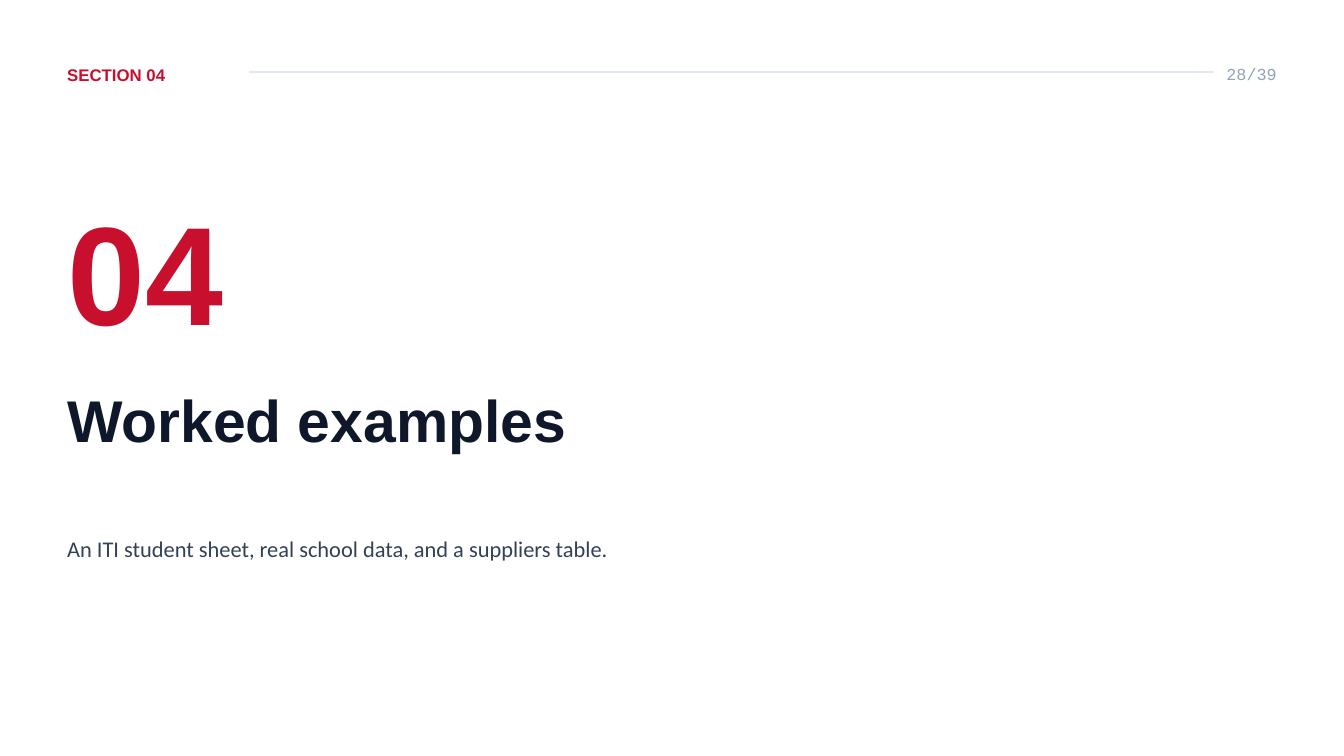
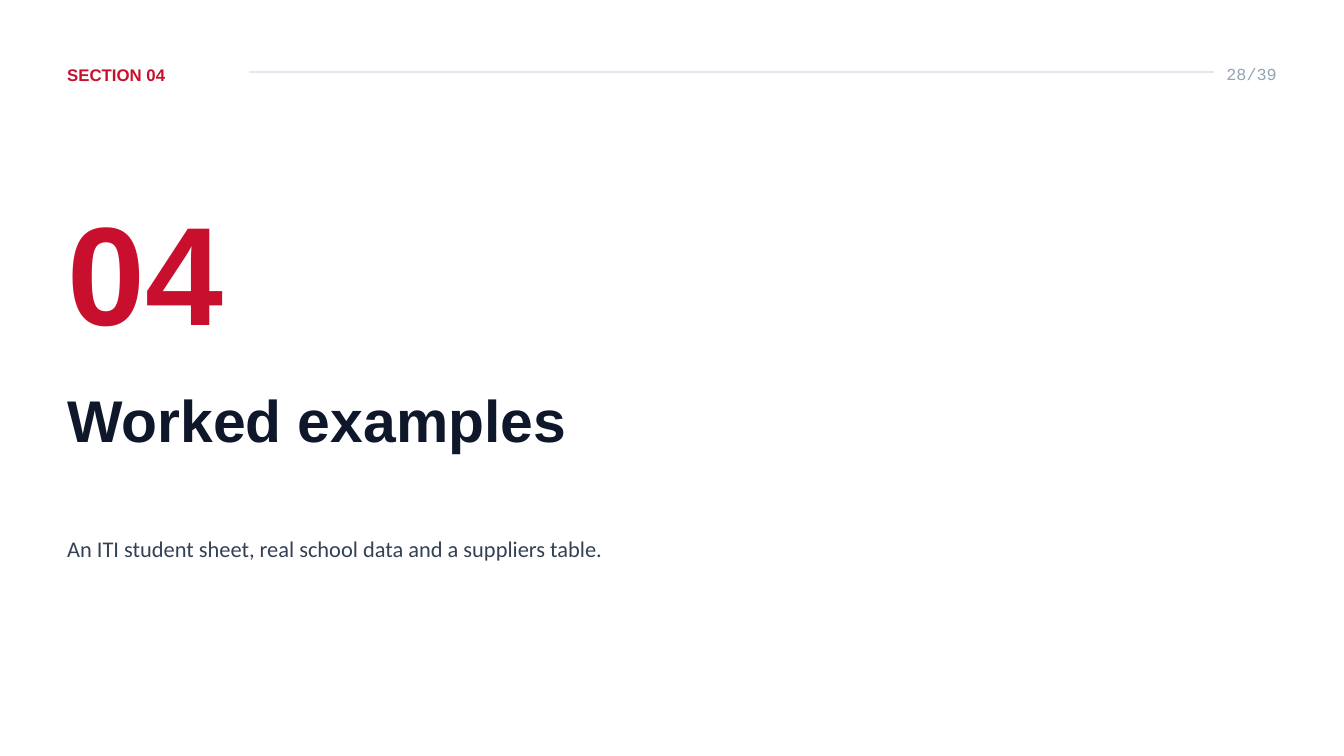
Before and after one commit to ahmedatef2007/db-slides, a slide deck: slide 28 of pptx/ITI_Database_Course_Lesson_5_Normalization.pptx. Drawn at 1344x756 pixels with LibreOffice and Linux fonts; fonts in the diff are those of the drawing. Boxes give left, top, right and bottom in pixels: in the first picture for what was removed or moved away, otherwise in the second. Text is boxed around its words. In the diff, an @@ line names an element or a change of style, - is before the commit and + after.

```diff
--- a/pptx/ITI_Database_Course_Lesson_5_Normalization.pptx
+++ b/pptx/ITI_Database_Course_Lesson_5_Normalization.pptx
@@ text at [67,541,602,561]: text changed @@
-An ITI student sheet, real school data, and a suppliers table.
+An ITI student sheet, real school data and a suppliers table.
```
Also in this commit, not shown: 2 other slides changed, 8 other files.
